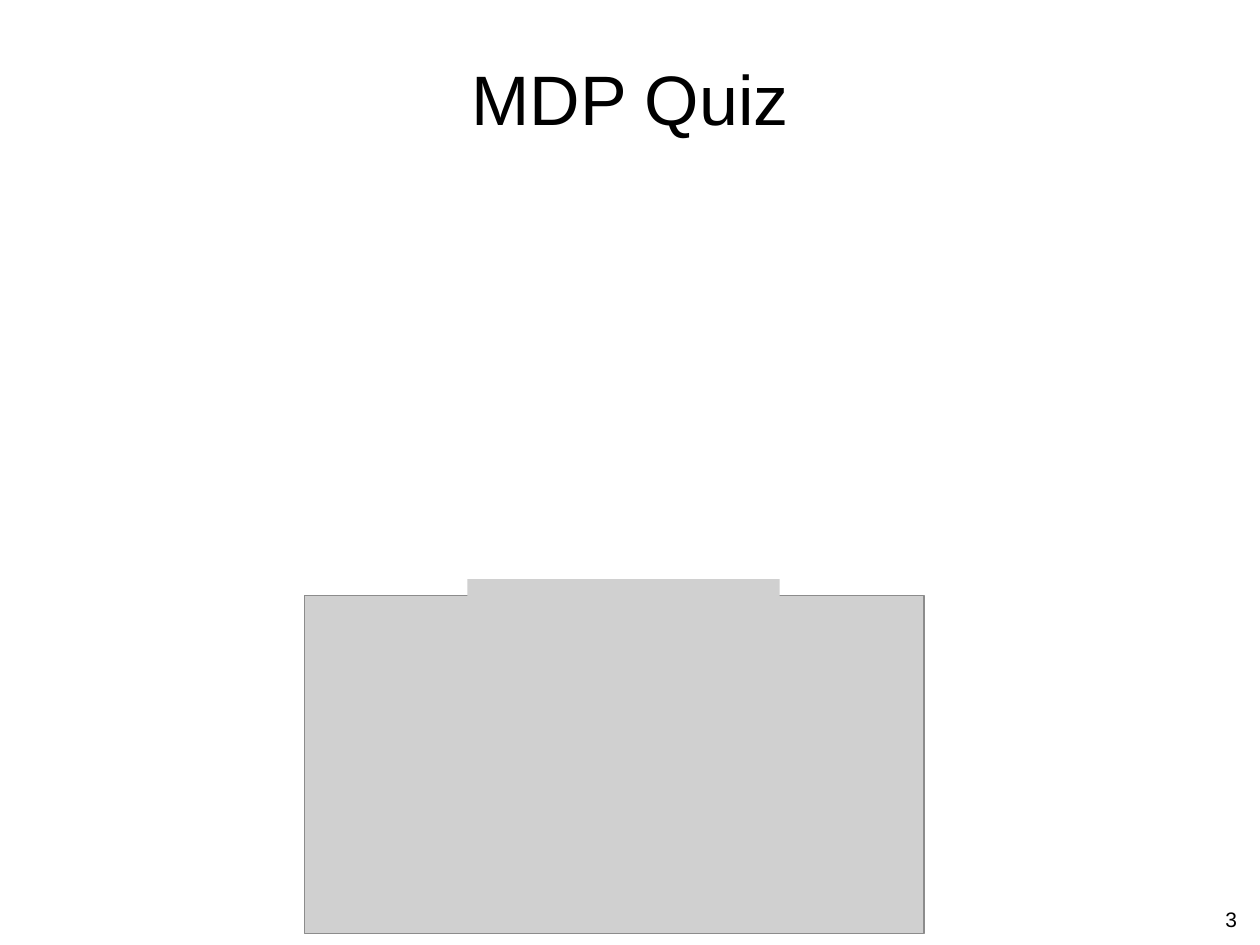
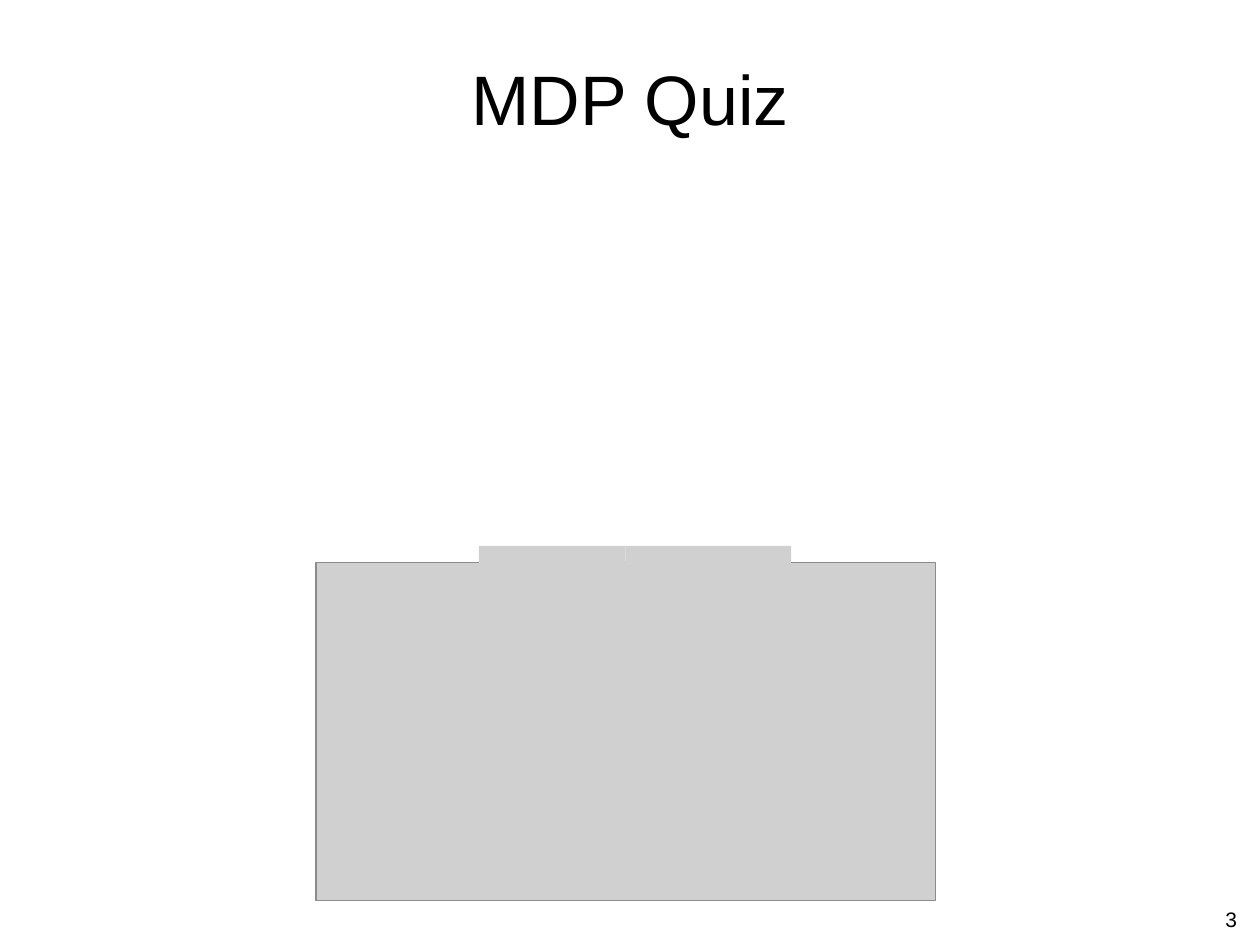
Before and after one commit to guzonghua/saav, a slide deck: slide 3 of PPTs/L7.1 Markov Decision Process.pptx. Drawn at 1260x945 pixels with LibreOffice and Linux fonts; fonts in the diff are those of the drawing; grey boxes stand for pictures. Boxes give left, top, right and bottom in pixels: in the first picture for what was removed or moved away, otherwise in the second. Text is boxed around its words. In the diff, an @@ line names an element or a change of style, - is before the commit and + after.

```diff
--- a/PPTs/L7.1 Markov Decision Process.pptx
+++ b/PPTs/L7.1 Markov Decision Process.pptx
@@ picture: place and size @@
-picture at <box>305,596,925,934</box>
+picture at <box>316,563,936,901</box>
@@ picture added at <box>479,546,625,596</box> @@
@@ picture added at <box>625,546,791,596</box> @@
@@ picture removed at <box>467,580,614,630</box> @@
@@ picture removed at <box>614,580,780,630</box> @@
```
Also in this commit, not shown: 1 other slide changed, 2 other files.
